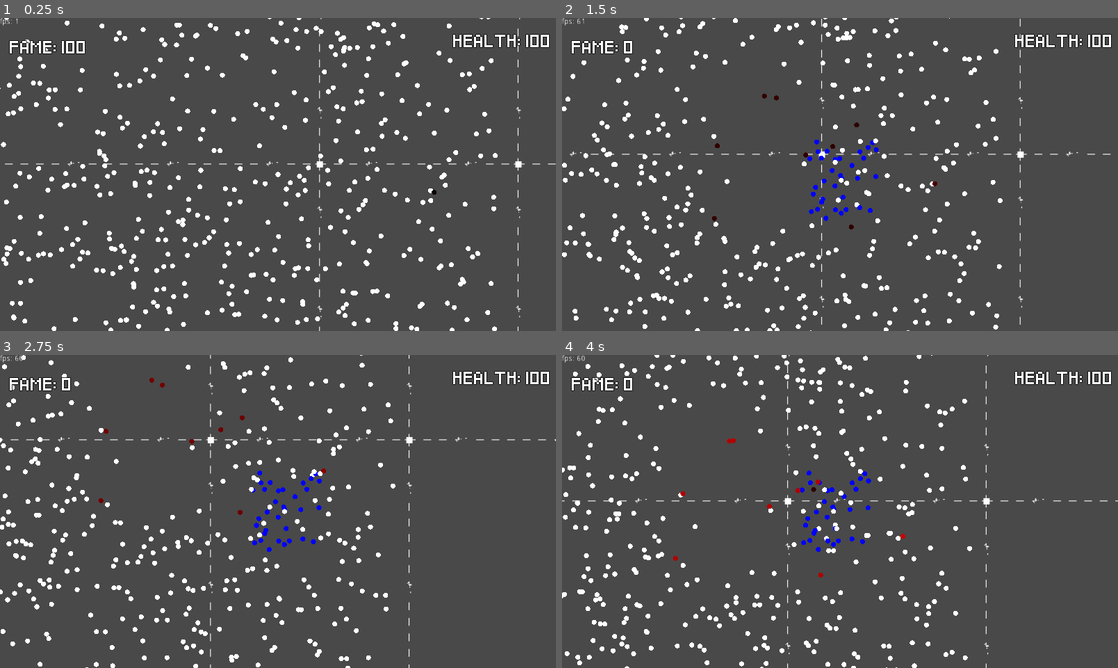
Above: before the commit, frames 1-4 (two rows, left to right).
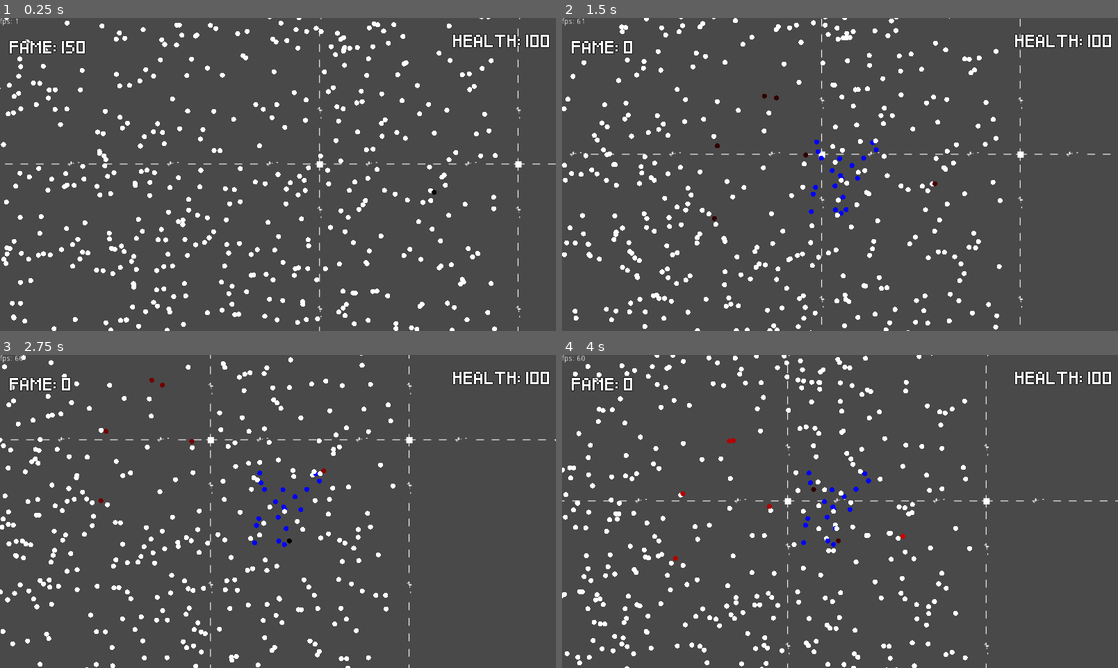
Above: after the commit, the same moments.

Repository: EliasVincent/perestroika
Game: Godot game, scene res://scenes/tests/Main.tscn
The game is run twice, just before and just after one commit, with the same random seed, the same clock (stepped at 60 frames per second) and the same inputs.
Inputs:
- Up to frame 1 (0.25 s): no input
- Up to frame 2 (1.5 s): tap Enter (action) at 0.5, 0.6, 1.35 s; hold D (right) 0.53-1.28 s; hold S (down) from 1.28 s (still down)
- Up to frame 3 (2.75 s): release S (down) at 2.03 s; hold D (right) from 2.03 s (still down); tap Enter (action) at 2.1 s
- Up to frame 4 (4 s): release D (right) at 2.78 s; hold W (up) 2.78-3.53 s; tap Enter (action) at 2.85, 3.6 s; hold A (left) from 3.53 s (still down)

The runs differ from the first frame. In frame 1, less than 0.1% of the frame differs, in the area x 11-14%, y 8-12%; in frame 2, 0.3%; in frame 3, 0.3%, in the area x 16-58%, y 8-63%; in frame 4, 0.3%.

Commit message:
adjusted RnG values and costs

Diff:
--- a/scenes/Autoload/PlayerData.gd
+++ b/scenes/Autoload/PlayerData.gd
@@ -2,7 +2,7 @@
 
 export var Health: = 100
 
-export var FAME: = 100
+export var FAME: = 150
 
 func play_hit_by_enemy_audio():
 	$HitByEnemyAudioPlayer.play()
--- a/scenes/tests/PersonBehaviour.gd
+++ b/scenes/tests/PersonBehaviour.gd
@@ -37,9 +37,9 @@
 	var randNum = 0
 	#Mad Status
 	if currentState == State.IDLE:
-		randNum = rand_range(0, 200000)
+		randNum = rand_range(0, 100000)
 	if currentState == State.DEFEND:
-		randNum = rand_range(0, 10000)
+		randNum = rand_range(0, 7000)
 	if randNum < 1:
 		mad = true
 
--- a/scenes/tests/PlayerBehaviour.gd
+++ b/scenes/tests/PlayerBehaviour.gd
@@ -46,8 +46,8 @@
 		velocity.x = SPEED
 
 	#JOIN ABILITY
-	if Input.is_action_just_pressed("action") and PlayerData.FAME > 0:
-		PlayerData.FAME -= 50
+	if Input.is_action_just_pressed("action") and PlayerData.FAME > 149:
+		PlayerData.FAME -= 150
 		$RecruitAudioPlayer.play()
 		var enemyList = getAllEnemiesInRadius(100)
 		for i in enemyList:
